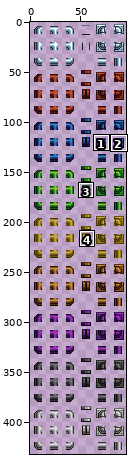
File history of a sprite sheet, tiles/materials/sbmcnitempipe.png. The first picture is a wide view before the edit; the outline marks the close-up.
Close-up. The starting point:
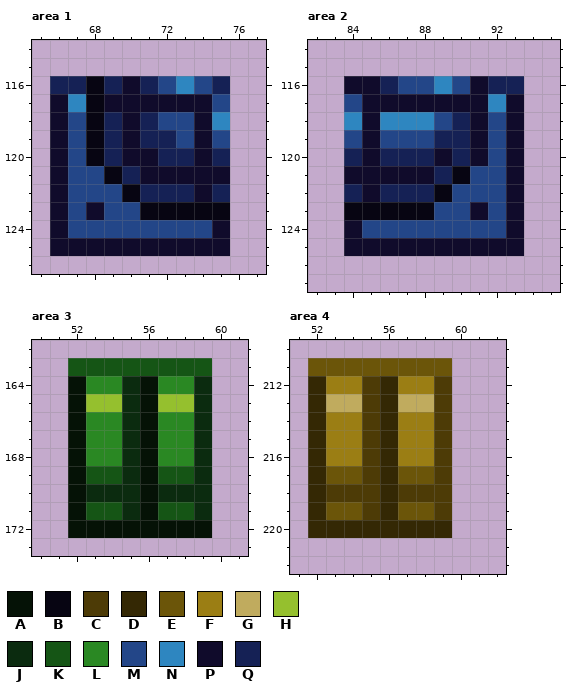
The file is 96x432 pixels. Colours within 5 levels of each other are drawn and written as one. Shown: area 1: x 65..77, y 114..126; area 2: x 82..95, y 114..127; area 3: x 50..61, y 162..173; area 4: x 51..62, y 210..222. The commit also changed other parts of the picture, which this record leaves out.
Palette (. is transparent): A #051206  B #070512  C #4d3b06  D #342804  E #6b5509  F #9b7e14  G #c0ab5e  H #95c02e  J #0b2b0f  K #155515  L #2a8823  M #234688  N #2e86c0  P #100b2b  Q #152155
Pixels before, area 1, first column x 66:
116 QQBQPQMNMQ
117 PNBPPPPPPM
118 PMBQPQMMPN
119 PMBQPQQMPM
120 PMBQPPQQPQ
121 PMMBQPPPPP
122 PMMMBQQQPQ
123 PMPMMBBBBB
124 PMMMMMMMMP
125 PPPPPPPPPP
Pixels before, area 2, first column x 84:
116 PPQMMNMPQQ
117 MPPPPPPPNP
118 NPNNNMQPMP
119 MPMMMQQPMP
120 QPQQQPQPMP
121 PPPPPQBMMP
122 QPQQQBMMMP
123 BBBBBMMPMP
124 PMMMMMMMMP
125 PPPPPPPPPP
Pixels before, area 3, first column x 52:
163 KKKKKKKK
164 ALLJALLJ
165 AHHJAHHJ
166 ALLJALLJ
167 ALLJALLJ
168 ALLJALLJ
169 AKKJAKKJ
170 AJJJAJJJ
171 AKKJAKKJ
172 AAAAAAAA
Pixels before, area 4, first column x 52:
211 EEEEEEEE
212 DFFCDFFC
213 DGGCDGGC
214 DFFCDFFC
215 DFFCDFFC
216 DFFCDFFC
217 DEECDEEC
218 DCCCDCCC
219 DEECDEEC
220 DDDDDDDD
The result:
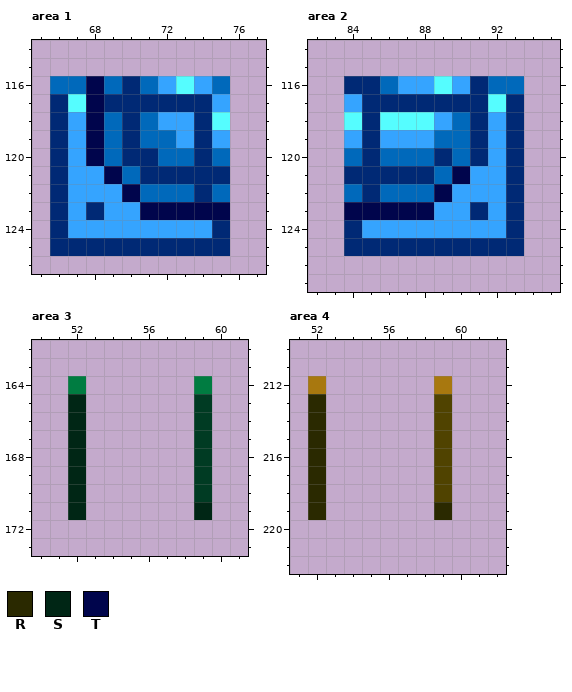
Colours new in this view: R #2a2900  S #002615  T #00054c
The edit:
colour C: #4d3b06 -> #504300
colour E: #6b5509 -> #a8780f
colour F: #9b7e14 -> #e9b845
colour G: #c0ab5e -> #ffedd3
colour H: #95c02e -> #cbfd8c
colour J: #0b2b0f -> #003b23
colour K: #155515 -> #007c41
colour L: #2a8823 -> #00bf81
colour M: #234688 -> #35a4ff
colour N: #2e86c0 -> #55fdff
colour P: #100b2b -> #002975
colour Q: #152155 -> #0069bb
Changed rows in their new state; - is a pixel that keeps its letter.
Area 1:
first column x 68:
116 T-------
117 T-------
118 T-------
119 T-------
120 T-------
121 -T------
122 --T-----
123 ---TTTTT
Area 2:
first column x 84:
121 ------T
122 -----T-
123 TTTTT--
Area 3:
first column x 52:
163 ........
164 K......K
165 S......-
166 S......-
167 S......-
168 S......-
169 S......-
170 S......-
171 S......S
172 ........
Area 4:
first column x 52:
211 ........
212 E......E
213 R......-
214 R......-
215 R......-
216 R......-
217 R......-
218 R......-
219 R......R
220 ........
